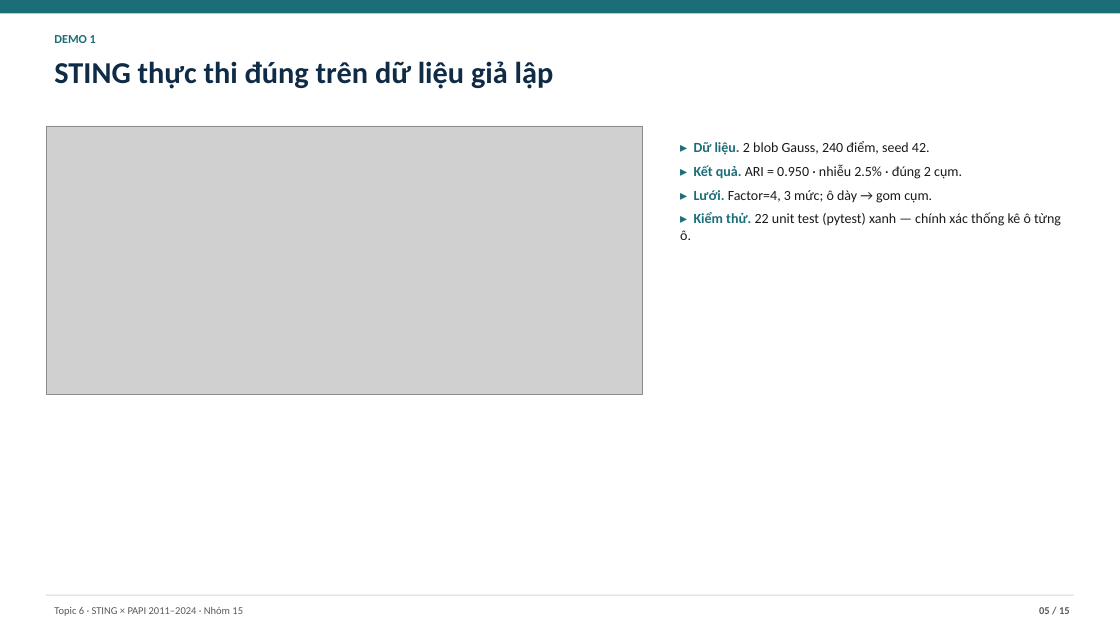
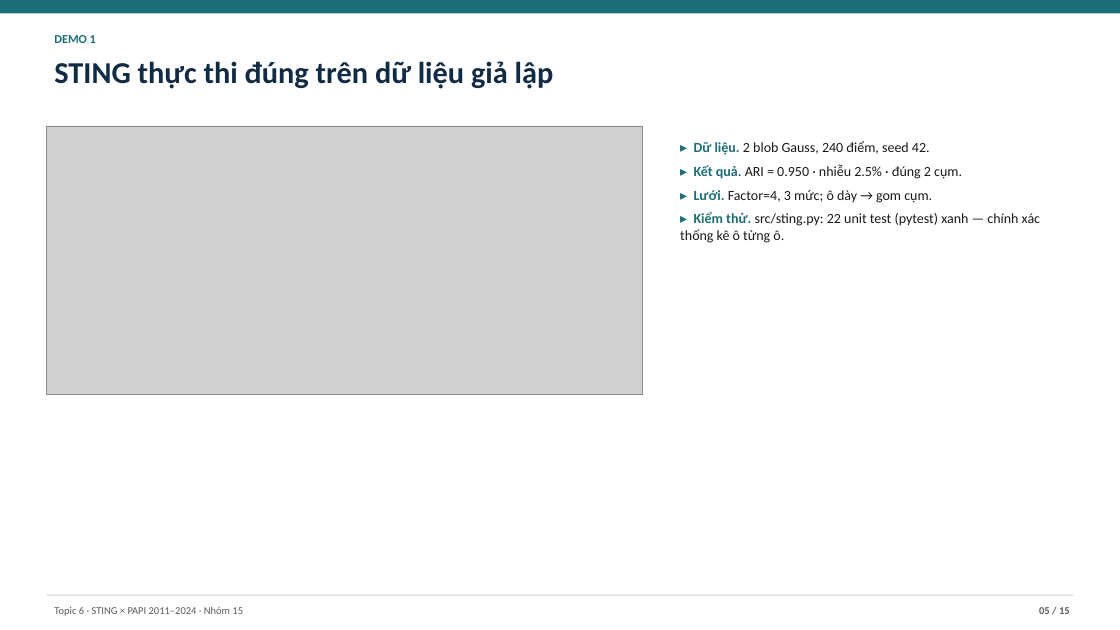
Before and after one commit to JasonTM17/Grid_Based_Sociology, a slide deck: slide 5 of slides/midterm.pptx. Drawn at 1120x630 pixels with LibreOffice and Linux fonts; fonts in the diff are those of the drawing; grey boxes stand for pictures. Boxes give left, top, right and bottom in pixels: in the first picture for what was removed or moved away, otherwise in the second. Text is boxed around its words. In the diff, an @@ line names an element or a change of style, - is before the commit and + after.

```diff
--- a/slides/midterm.pptx
+++ b/slides/midterm.pptx
@@ text at bbox=[680, 212, 1040, 243]: text changed @@
-▸ Kiểm thử. 22 unit test (pytest) xanh — chính xác thống kê ô từng ô.
+▸ Kiểm thử. src/sting.py: 22 unit test (pytest) xanh — chính xác thống kê ô từng ô.
```
Also in this commit, not shown: 4 other slides changed, 3 other files.
